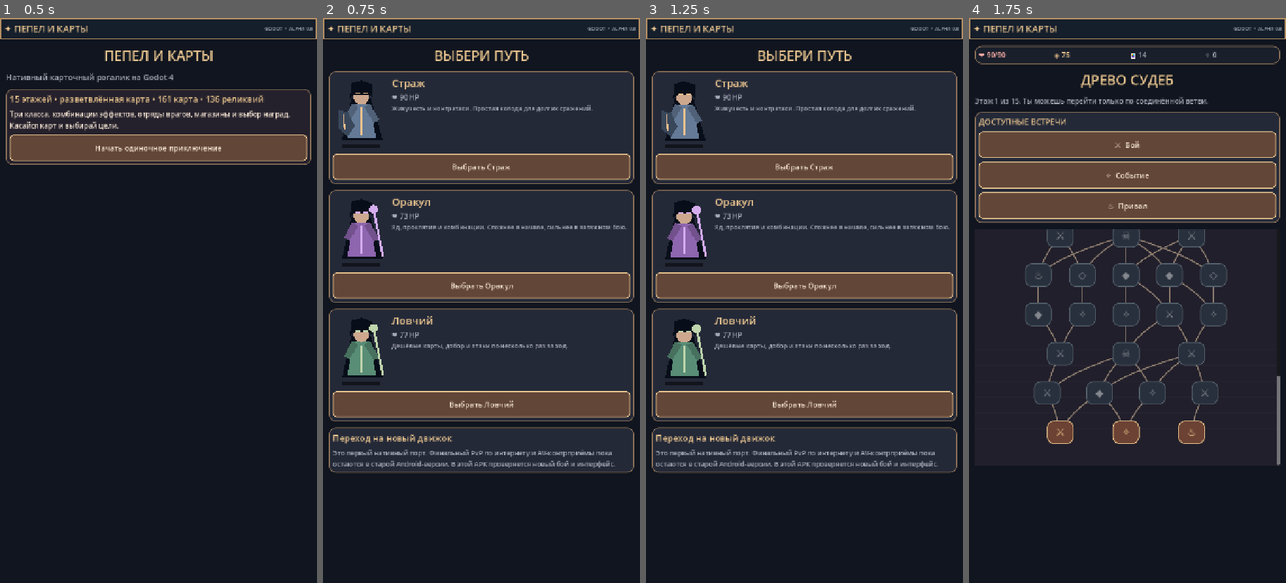
Above: before the commit, frames 1-4 (left to right).
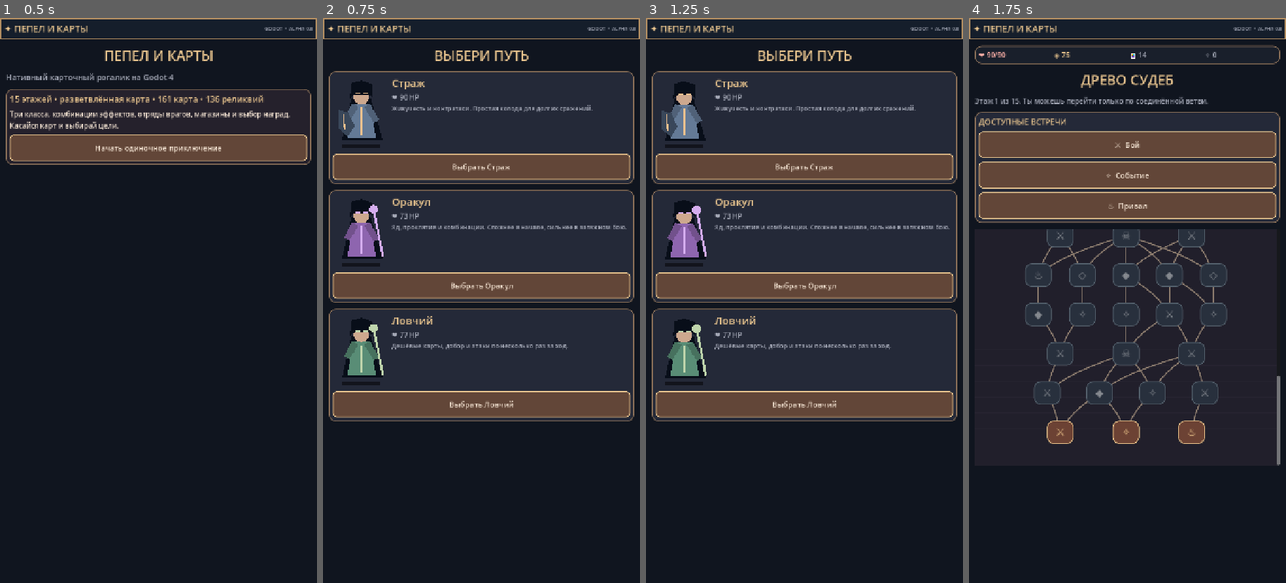
Above: after the commit, the same moments.

Repository: craftkot/Ddd
Game: Godot game, scene res://scenes/main.tscn
The game is run twice, just before and just after one commit, with the same random seed, the same clock (stepped at 60 frames per second) and the same inputs.
Inputs:
- Up to frame 1 (0.5 s): no input
- Up to frame 2 (0.75 s): click "Начать одиночное приключение" at 0.5 s
- Up to frame 3 (1.25 s): no input
- Up to frame 4 (1.75 s): click "Выбрать Страж" at 1.25 s

Frame 1 is identical in both runs. In frame 2, 7.9% of the frame differs, in the area x 1-99%, y 72-81%; in frame 3, 7.9%; in frame 4, nothing differs.

Commit message:
ui(godot): resume offline run after app restart and autosave on actions

Diff:
--- a/godot-duel/scripts/main.gd
+++ b/godot-duel/scripts/main.gd
@@ -74,6 +74,7 @@
  return c
 
 func render_ui() -> void:
+ game.save_game()
  selected_card=-1
  enemy_controls.clear()
  for child in get_children():
@@ -134,10 +135,15 @@
  intro.add_child(make_text("15 этажей • разветвлённая карта • 161 карта • 136 реликвий",19,GOLD))
  intro.add_child(make_text("Три класса, комбинации эффектов, отряды врагов, магазины и выбор наград. Касайся карт и выбирай цели.",16))
  intro.add_child(make_button("Начать одиночное приключение",_open_class))
+ if game.has_save():
+  intro.add_child(make_button("▶ Продолжить сохранённый забег",_resume_run,true))
 
 func _open_class()->void:
  game.screen="class"
  render_ui()
+
+func _resume_run()->void:
+ if game.load_game():render_ui()
  var notice=framed()
  notice.add_child(make_text("Переход на новый движок",20,GOLD))
  notice.add_child(make_text("Это первый нативный порт. Финальный PvP по интернету и AV-контрприёмы пока остаются в старой Android-версии. В этой APK проверяется новый бой и интерфейс.",15,QUIET))
@@ -389,4 +395,6 @@
  page.add_child(make_text("Герой не добрался до конца пути.",20))
  page.add_child(make_button("Попробовать снова",_restart))
 func _restart()->void:
- game.screen="lobby";render_ui()
+ game.delete_save()
+ game.screen="lobby"
+ render_ui()
